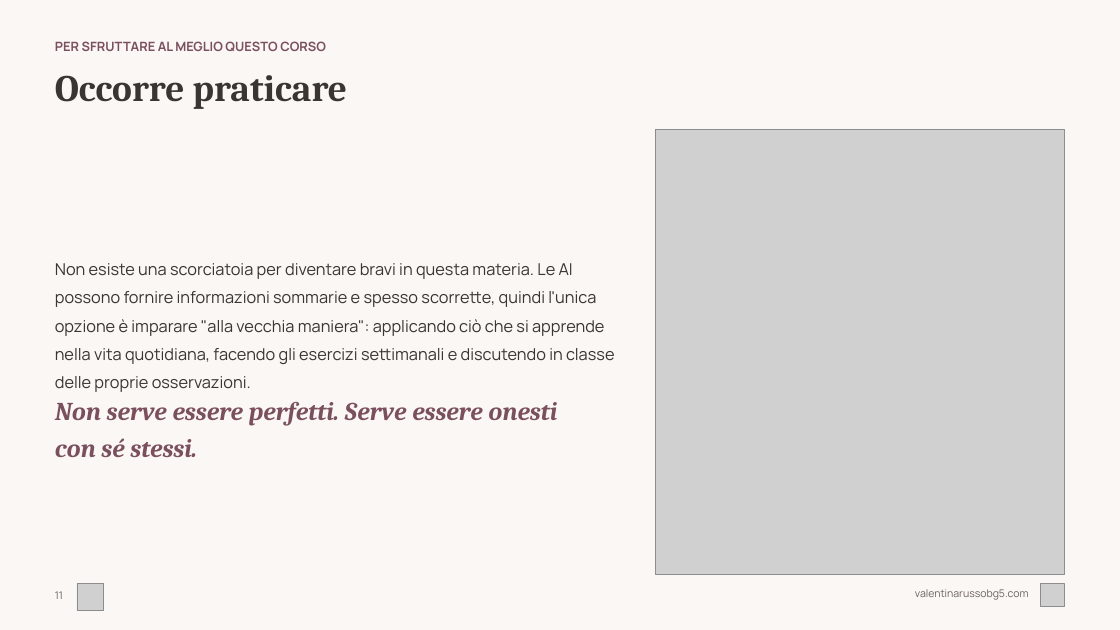
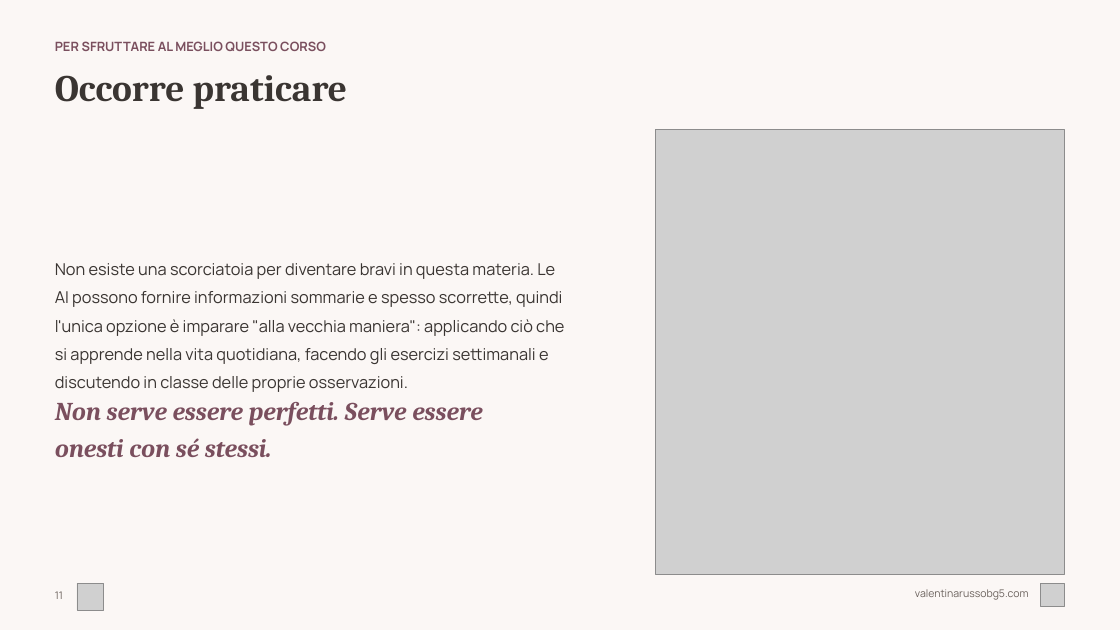
Before and after one commit to valentina-russo/valentinarusso-site, a slide deck: slide 11 of grav-site/root/kit-corso/corso-base-hd.pptx. Drawn at 1120x630 pixels with LibreOffice and Linux fonts; fonts in the diff are those of the drawing; grey boxes stand for pictures. Boxes give left, top, right and bottom in pixels: in the first picture for what was removed or moved away, otherwise in the second. Text is boxed around its words. In the diff, an @@ line names an element or a change of style, - is before the commit and + after.

```diff
--- a/grav-site/root/kit-corso/corso-base-hd.pptx
+++ b/grav-site/root/kit-corso/corso-base-hd.pptx
@@ text at box(55, 263, 564, 392): text changed @@
-Non esiste una scorciatoia per diventare bravi in questa materia. Le AI possono fornire informazioni sommarie e spesso scorrette, quindi l'unica opzione è imparare "alla vecchia maniera": applicando ciò che si apprende nella vita quotidiana, facendo gli esercizi settimanali e discutendo in classe delle proprie osservazioni.
+Non esiste una scorciatoia per diventare bravi in questa materia. Le
+AI possono fornire informazioni sommarie e spesso scorrette, quindi
+l'unica opzione è imparare "alla vecchia maniera": applicando ciò che
+si apprende nella vita quotidiana, facendo gli esercizi settimanali e
+discutendo in classe delle proprie osservazioni.
@@ text at box(55, 402, 483, 457): text changed @@
-Non serve essere perfetti. Serve essere onesti con sé stessi.
+Non serve essere perfetti. Serve essere
+onesti con sé stessi.
```
Also in this commit, not shown: 29 other slides changed, 1 other file.
